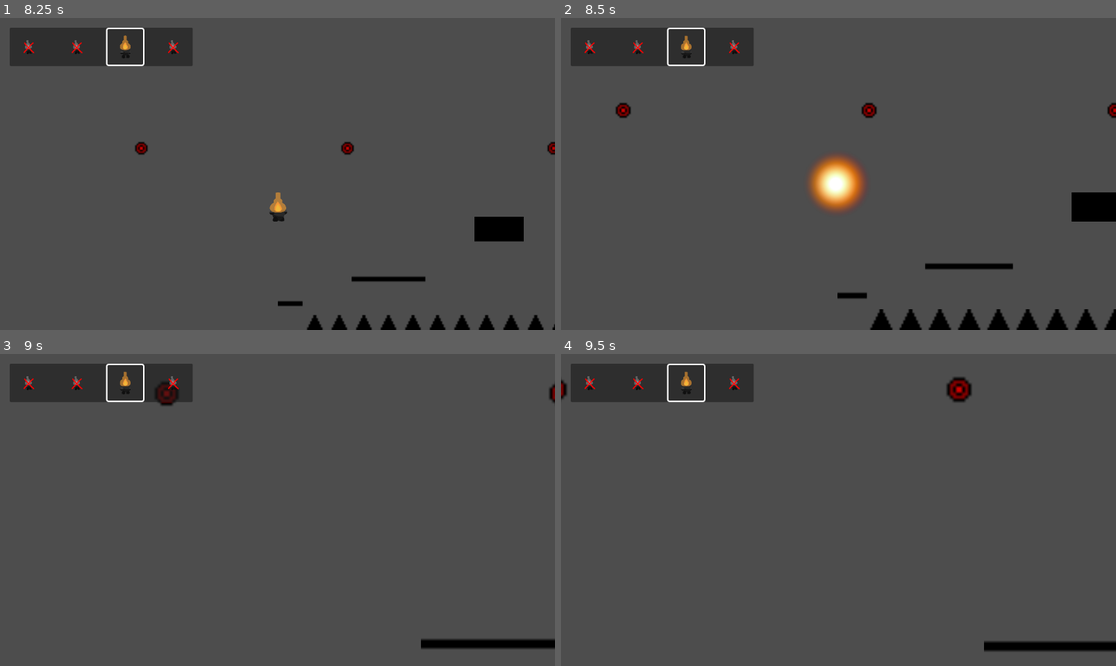
Above: before the commit, frames 1-4 (two rows, left to right).
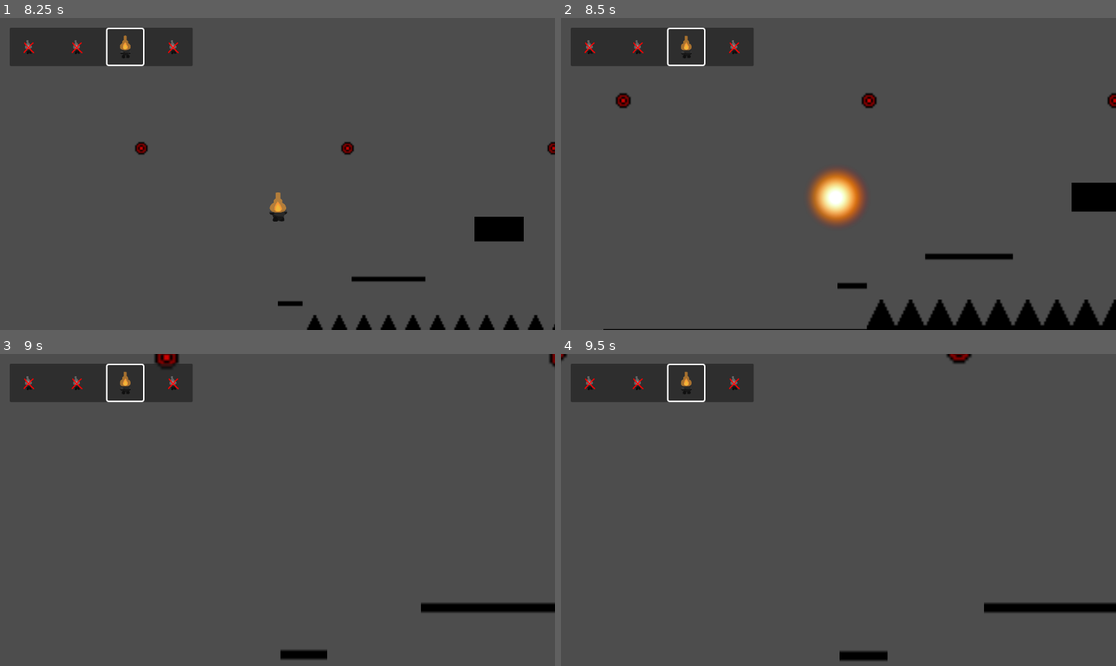
Above: after the commit, the same moments.

Repository: StarikTenger/PlatformerGame2025
Game: Godot game, scene res://scenes/UI/LevelManager.tscn
Same seed, same stepped clock (60 frames per second), same inputs: the game is played once before the commit and once after it.
Inputs:
- Up to frame 1 (8.25 s): click "1" at 0.5 s; click "Start" at 1.25 s; hold E (dash_right, bound only before the commit) 2.03-3.53 s; tap Ctrl (ctrl) at 2.1, 3.8, 4.35, 6.05, 7.35 s; tap Space (jump) at 2.27, 2.57, 3.02, 3.05, 3.32, 4.52, 4.82, 5.27, 5.3, 5.57, 6.02, 6.32, 7.52, 7.55, 7.82 s; tap P (dash, bound only after the commit) at 2.3, 2.85, 4.55, 6.6, 8.1 s; tap Enter at 3.5 s; hold Q (dash_left, bound only before the commit) 3.53-4.28 s; hold Space (jump) 3.53-4.28 s; hold E (dash_right, bound only before the commit) 4.28-5.78 s; hold Z (level_overview) 5.03-5.78 s; hold Q (dash_left, bound only before the commit) 5.78-6.53 s; tap Shift (switch_char) at 5.85 s; hold E (dash_right, bound only before the commit) 6.53-7.28 s; hold Q (dash_left, bound only before the commit) from 7.28 s (still down)
- Up to frame 2 (8.5 s): keep holding Q (dash_left, bound only before the commit); tap Space (jump) at 8.27 s; tap Ctrl (ctrl) at 8.3 s
- Up to frame 3 (9 s): tap Space (jump) at 8.57, 8.85 s; release Q (dash_left, bound only before the commit) at 8.78 s; hold E (dash_right, bound only before the commit) from 8.78 s (still down)
- Up to frame 4 (9.5 s): keep holding E (dash_right, bound only before the commit); tap Space (jump) at 9.02, 9.32 s; tap P (dash, bound only after the commit) at 9.05 s

Frame 1 is identical in both runs. In frame 2, 5.4% of the frame differs, in the area x 7-100%, y 24-100%; in frame 3, 2.2%; in frame 4, 2.4%.

Commit message:
dash fixes

Diff:
--- a/project.godot
+++ b/project.godot
@@ -62,7 +62,6 @@
 level_overview={
 "deadzone": 0.2,
 "events": [Object(InputEventKey,"resource_local_to_scene":false,"resource_name":"","device":-1,"window_id":0,"alt_press …(192 unchanged characters)…
-, Object(InputEventJoypadButton,"resource_local_to_scene":false,"resource_name":"","device":-1,"button_index":8,"pressure":0.0,"pressed":true,"script":null)
 ]
 }
 esc_menu={
@@ -71,16 +70,9 @@
 , Object(InputEventJoypadButton,"resource_local_to_scene":false,"resource_name":"","device":-1,"button_index":6,"pressure":0.0,"pressed":true,"script":null)
 ]
 }
-dash_right={
+dash={
 "deadzone": 0.2,
-"events": [Object(InputEventKey,"resource_local_to_scene":fa …(140 unchanged characters)… d":false,"keycode":0,"physical_keycode":69,"key_label":0,"unicode":101,"location":0,"echo":false,"script":null)
-, Object(InputEventJoypadButton,"resource_local_to_scene":false,"resource_name":"","device":-1,"button_index":10,"pressure":0.0,"pressed":true,"script":null)
-]
-}
-dash_left={
-"deadzone": 0.2,
-"events": [Object(InputEventJoypadButton,"resource_local_to_scene":false,"resource_name":"","device":-1,"button_index":9,"pressure":0.0,"pressed":true,"script":null)
-, Object(InputEventKey,"resource_local_to_scene":false,"resource_name":"","device":-1,"window_id":0,"alt_pressed":false,"shift_pressed":false,"ctrl_pressed":false,"meta_pressed":false,"pressed":false,"keycode":0,"physical_keycode":81,"key_label":0,"unicode":113,"location":0,"echo":false,"script":null)
+"events": [Object(InputEventKey,"resource_local_to_scene":fa …(140 unchanged characters)… d":false,"keycode":0,"physical_keycode":80,"key_label":0,"unicode":112,"location":0,"echo":false,"script":null)
 ]
 }
 
--- a/scripts/Players/fire_player.gd
+++ b/scripts/Players/fire_player.gd
@@ -11,6 +11,8 @@
 
 func _ready() -> void:
 	super()
+	enabled_dash = true
+
 	# ищем Tiles в сцене уровня
 	var lvl = get_tree().current_scene
 	tiles_layer = lvl.find_child("Tiles", true, false) as TileMapLayer
--- a/scripts/Players/player.gd
+++ b/scripts/Players/player.gd
@@ -47,9 +47,8 @@
 var _frozen_on_death := false
 
 # Переопределяемые наследниками флаги
-# TODO: ПОСТАВИТЬ false
-var enabled_double_jumps := true
-var enabled_dash := true
+var enabled_double_jumps := false
+var enabled_dash := false
 
 
 func die() -> void:
@@ -149,16 +148,10 @@
 			velocity.y = 0
 
 	# Инициируем новый dash
-	var dash_direction = 0
 	if enabled_dash and not is_dashing and time_since_last_dash >= delay_between_dashes:
-		if Input.is_action_just_pressed("dash_right"):
-			dash_direction = 1
-		elif Input.is_action_just_pressed("dash_left"):
-			dash_direction = -1
-
-		if dash_direction != 0:
+		if Input.is_action_just_pressed("dash") and input_direction != 0:
 			# TODO: анимация дэша
-			velocity.x = dash_direction * dash_speed
+			velocity.x = input_direction * dash_speed
 			time_since_last_dash = 0.0
 			is_dashing = true
 			dash_time_left = dash_duration
--- a/scripts/Players/wind_player.gd
+++ b/scripts/Players/wind_player.gd
@@ -11,7 +11,8 @@
 
 func _ready() -> void:
 	super()
-	jump_height = 400.0
+	enabled_double_jumps = true
+	jump_height = 300.0
 
 	tornado_scene = preload("res://scenes/Tornado.tscn")
 
